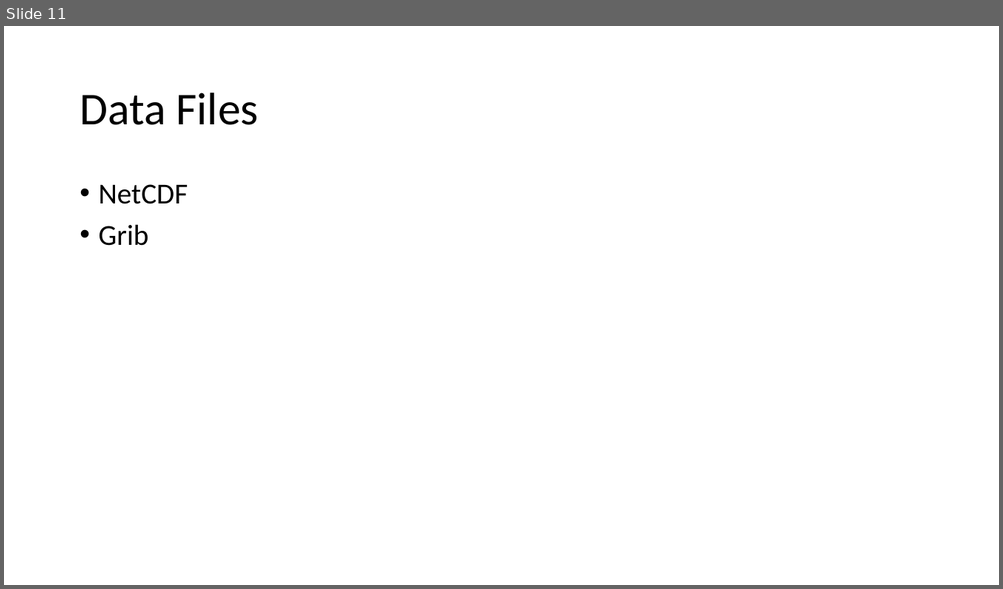
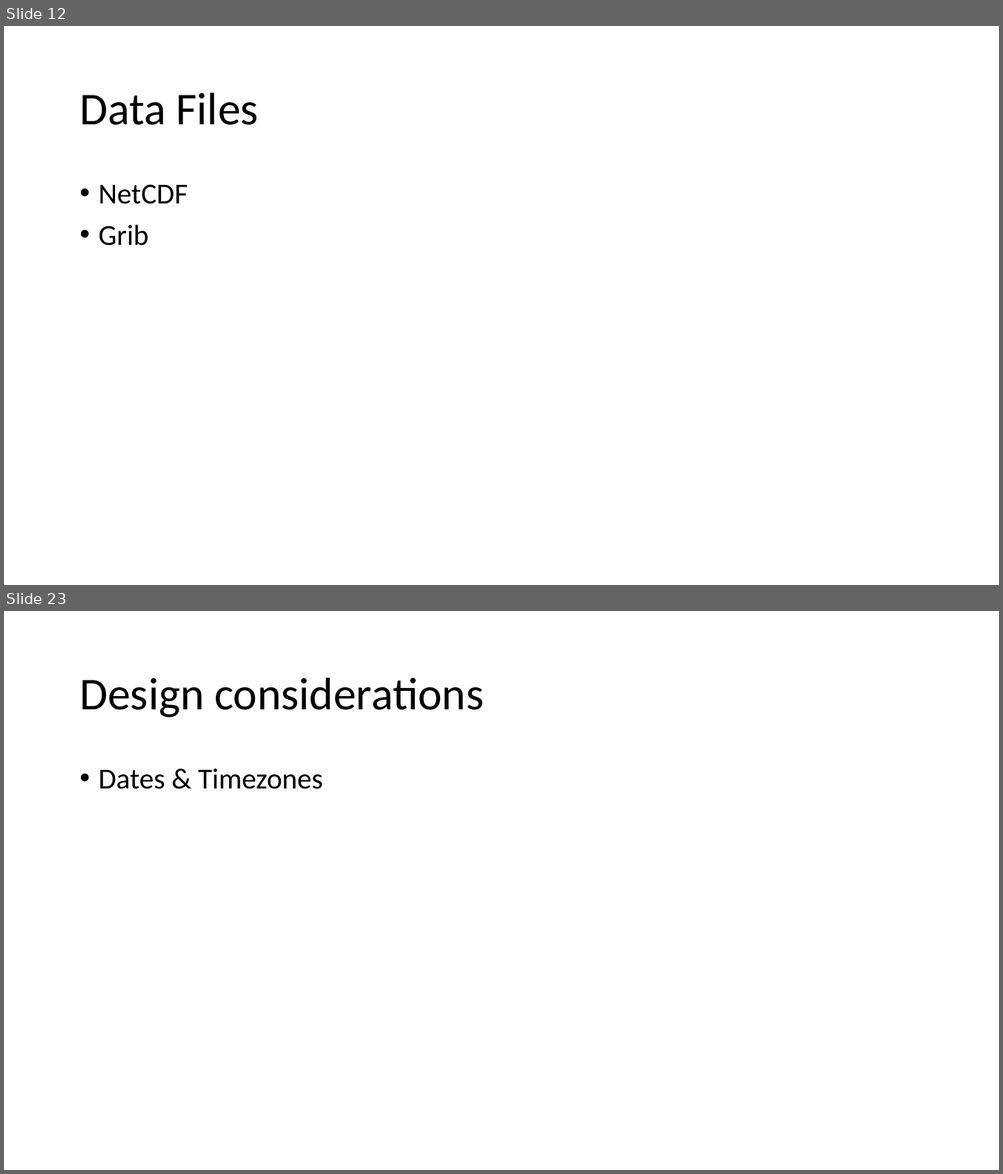
Before and after one commit to billinkc/presentations, a slide deck: IntegratingWeatherData/IntegratingWeatherData.pptx. Shown one above the other, each under a label of ours: slide 11 before the commit, slides 12 and 23 after it; the slides between them are not shown. The pictures are 1003x589 and 1003x1174 pixels, drawn with LibreOffice and Linux fonts; fonts in the diff are those of the drawing. Boxes give left, top, right and bottom in pixels: in the first picture for what was removed or moved away, otherwise in the second. Text is boxed around its words. In the diff, an @@ line names an element or a change of style, - is before the commit and + after.

```diff
--- a/IntegratingWeatherData/IntegratingWeatherData.pptx
+++ b/IntegratingWeatherData/IntegratingWeatherData.pptx
@@ slide 23 added at <box>4,611,999,1170</box>, background #FFFFFF @@
@@ title added at <box>79,678,484,718</box>, 44 pt, text #000000 @@
+Design considerations
@@ text added at <box>99,769,323,789</box>, 28 pt, text #000000 @@
+• Dates & Timezones
@@ what was slide 11 is now slide 12 @@
```
Also in this commit, not shown: 3 slides changed, 11 other slides added, 1 slide removed, 1 other file.
